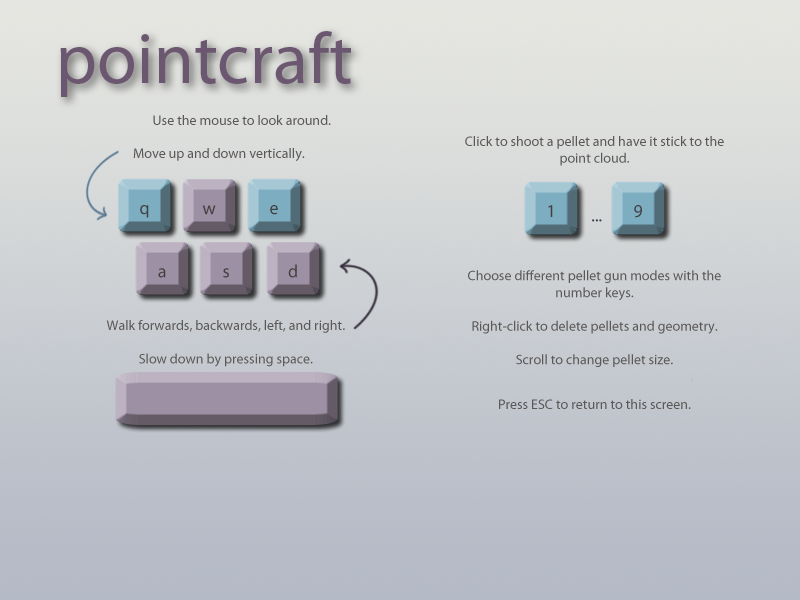
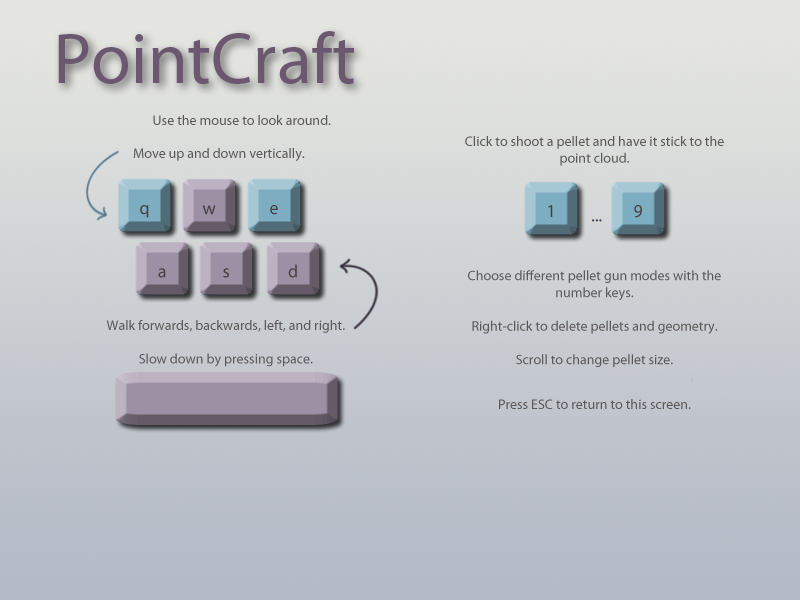
Revision of a layered 800 × 600 image; what changed, layer by layer:
renamed "pointcraft" to "PointCraft", painted on it over [58, 31, 354, 97]
